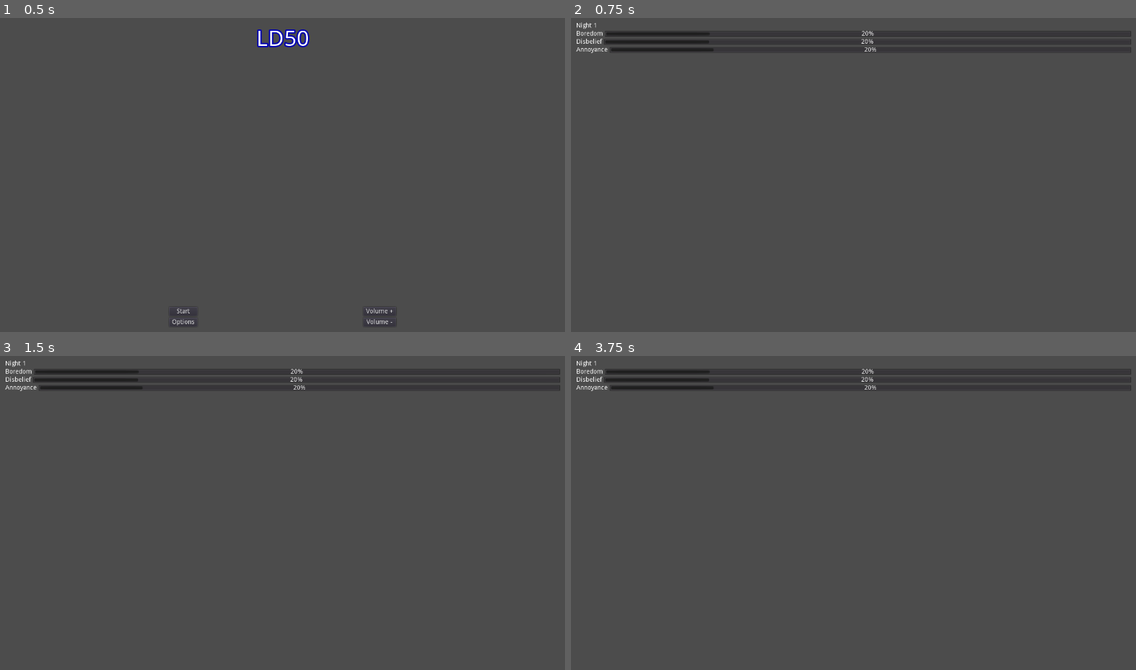
Above: before the commit, frames 1-4 (two rows, left to right).
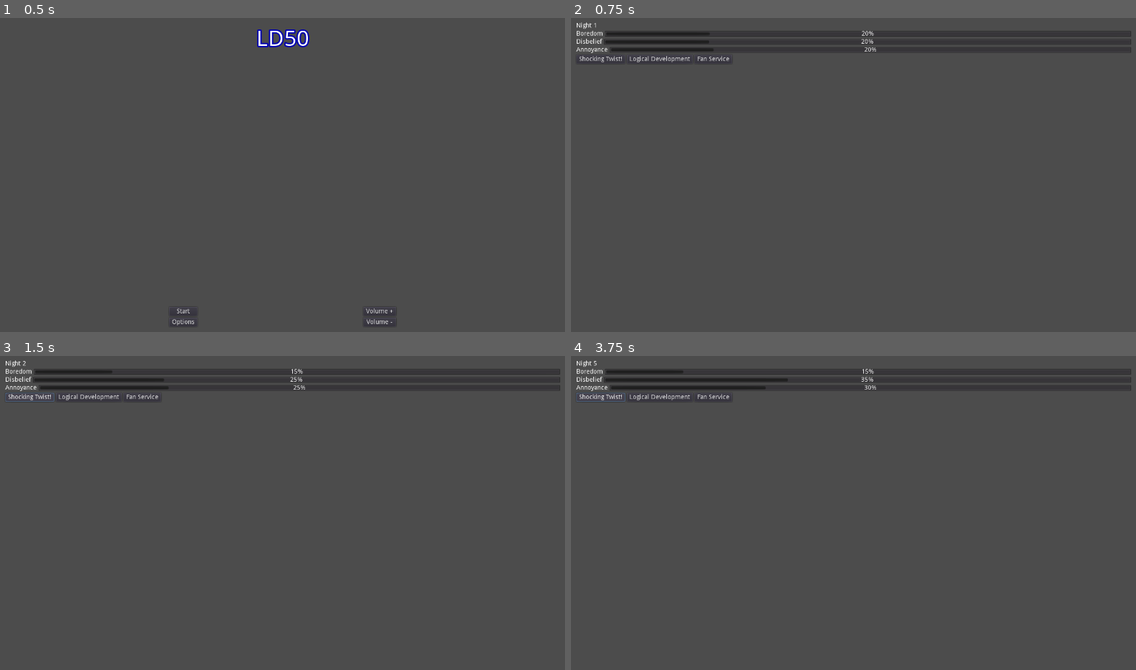
Above: after the commit, the same moments.

Repository: alpacanumerals/LD50
Game: Godot game, scene res://TitleScreen.tscn
Same seed, same stepped clock (60 frames per second), same inputs: the game is played once before the commit and once after it.
Inputs (mouse positions are in pixels of both pictures, inside the frame that each line leads up to):
- Up to frame 1 (0.5 s): no input
- Up to frame 2 (0.75 s): click "Start" at 0.5 s
- Up to frame 3 (1.5 s): click (28, 396) at 1.25 s, where only the run after the commit has a clickable "Shocking Twist!"
- Up to frame 4 (3.75 s): click (661, 396) at 2 s, where only the run after the commit has a clickable "Logical Development"; click (712, 396) at 2.75 s, where only the run after the commit has a clickable "Fan Service"; click (599, 396) at 3.5 s, where only the run after the commit has a clickable "Shocking Twist!"

Frame 1 is identical in both runs. In frame 2, 0.2% of the frame differs, in the area x 1-29%, y 12-15%; in frame 3, 0.3%; in frame 4, 0.4%, in the area x 1-53%, y 1-15%.

Commit message:
wire up buttons

Diff:
--- a/StoryScene.tscn
+++ b/StoryScene.tscn
@@ -1,7 +1,8 @@
-[gd_scene load_steps=3 format=2]
+[gd_scene load_steps=4 format=2]
 
 [ext_resource path="res://stat_bar.gd" type="Script" id=1]
 [ext_resource path="res://nightlabel.gd" type="Script" id=2]
+[ext_resource path="res://plot_button.gd" type="Script" id=3]
 
 [node name="StoryScene" type="MarginContainer"]
 anchor_right = 1.0
@@ -77,3 +78,40 @@
 size_flags_vertical = 1
 script = ExtResource( 1 )
 stat_name = "annoyance"
+
+[node name="HBoxContainer" type="HBoxContainer" parent="VBoxContainer"]
+margin_top = 72.0
+margin_right = 1240.0
+margin_bottom = 92.0
+
+[node name="Button" type="Button" parent="VBoxContainer/HBoxContainer"]
+margin_right = 109.0
+margin_bottom = 20.0
+text = "Shocking Twist!"
+script = ExtResource( 3 )
+boredom_effect = -5
+disbelief_effect = 5
+annoyance_effect = 5
+
+[node name="Button2" type="Button" parent="VBoxContainer/HBoxContainer"]
+margin_left = 113.0
+margin_right = 260.0
+margin_bottom = 20.0
+text = "Logical Development"
+script = ExtResource( 3 )
+boredom_effect = 5
+disbelief_effect = -5
+annoyance_effect = 5
+
+[node name="Button3" type="Button" parent="VBoxContainer/HBoxContainer"]
+margin_left = 264.0
+margin_right = 348.0
+margin_bottom = 20.0
+text = "Fan Service"
+script = ExtResource( 3 )
+disbelief_effect = 10
+annoyance_effect = -5
+
+[connection signal="pressed" from="VBoxContainer/HBoxContainer/Button" to="VBoxContainer/HBoxContainer/Button" method="_on_Button_pressed"]
+[connection signal="pressed" from="VBoxContainer/HBoxContainer/Button2" to="VBoxContainer/HBoxContainer/Button2" method="_on_Button_pressed"]
+[connection signal="pressed" from="VBoxContainer/HBoxContainer/Button3" to="VBoxContainer/HBoxContainer/Button3" method="_on_Button_pressed"]
--- a/autoload/story.gd
+++ b/autoload/story.gd
@@ -1,8 +1,8 @@
 extends Node
 
 var night: int
+var boredom: int
 var disbelief: int
-var boredom: int
 var annoyance: int
 
 # Called when the node enters the scene tree for the first time.
@@ -14,3 +14,9 @@
     disbelief = 20
     boredom = 20
     annoyance = 20
+
+func tell_story(boredom_effect, disbelief_effect, annoyance_effect):
+    disbelief += disbelief_effect
+    boredom += boredom_effect
+    annoyance += annoyance_effect
+    night += 1
--- /dev/null
+++ b/plot_button.gd
@@ -0,0 +1,13 @@
+extends Button
+
+export(int) var boredom_effect
+export(int) var disbelief_effect
+export(int) var annoyance_effect
+
+# Called when the node enters the scene tree for the first time.
+func _ready():
+    pass # Replace with function body.
+
+
+func _on_Button_pressed():
+    Story.tell_story(boredom_effect, disbelief_effect, annoyance_effect)
